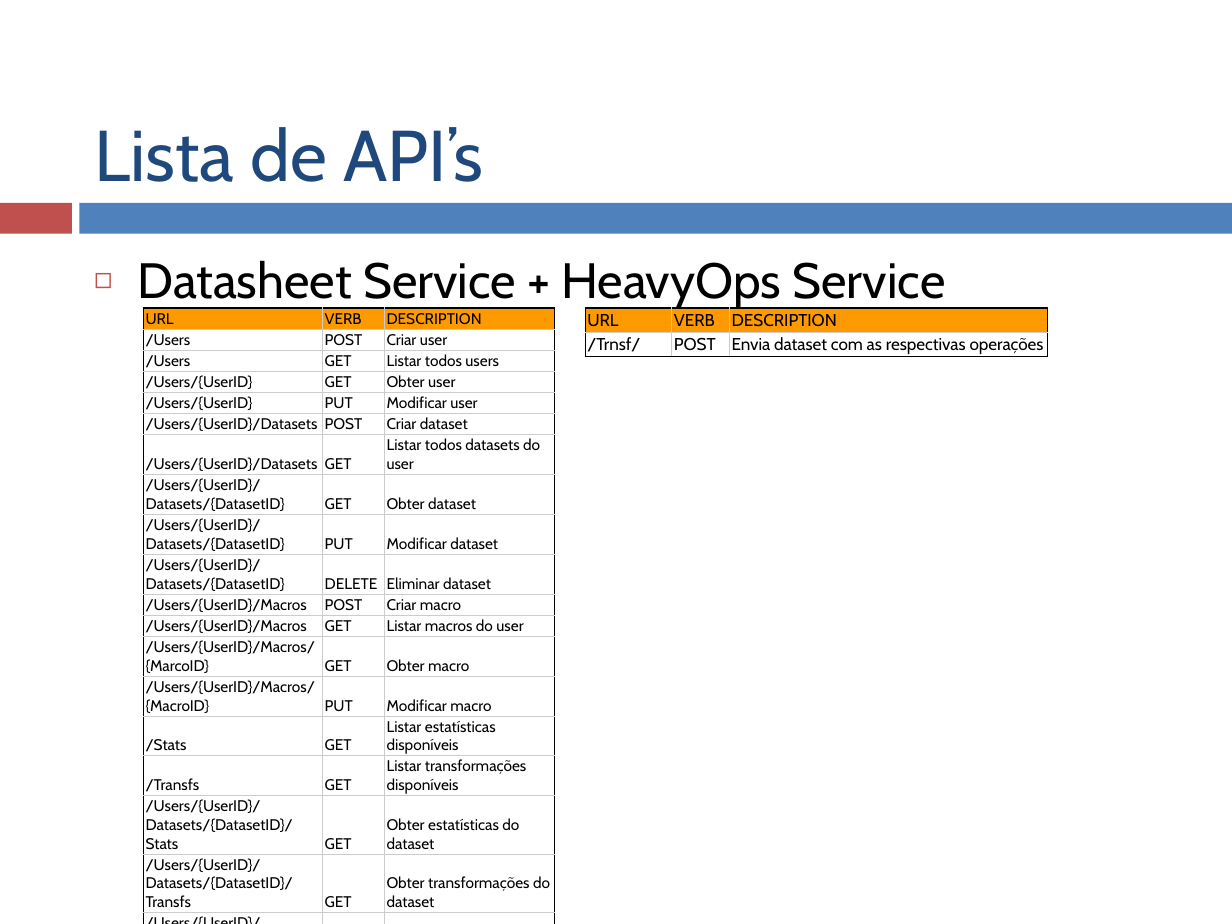
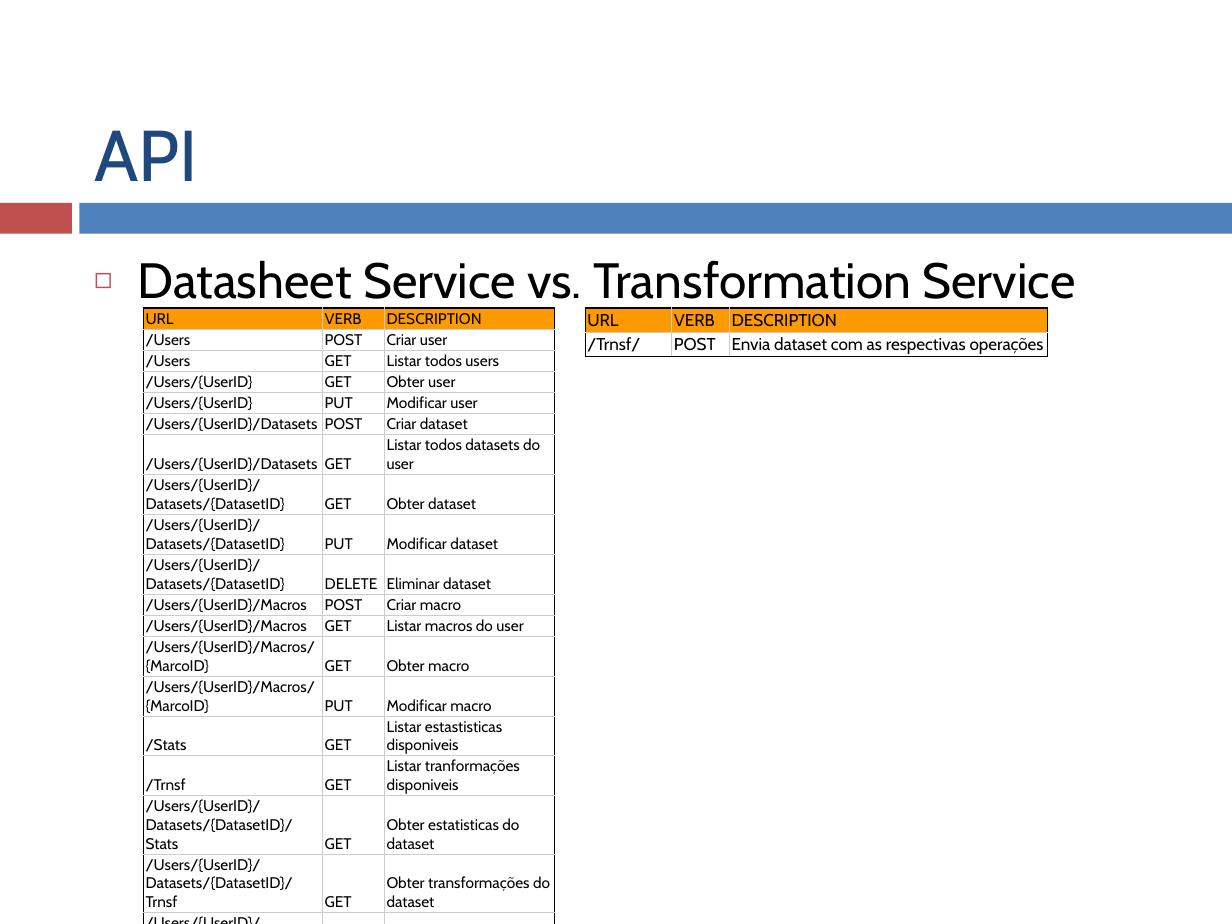
Before and after one commit to 1150285/NodeJs, a slide deck: slide 6 of documents/T1_Restify.pptx (slide 7 before the commit). Drawn at 1232x924 pixels with LibreOffice and Linux fonts; fonts in the diff are those of the drawing. Boxes give left, top, right and bottom in pixels: in the first picture for what was removed or moved away, otherwise in the second. Text is boxed around its words. In the diff, an @@ line names an element or a change of style, - is before the commit and + after.

```diff
--- a/documents/T1_Restify.pptx
+++ b/documents/T1_Restify.pptx
@@ title at box(94, 130, 198, 181): text changed @@
-Lista de API’s
+API
@@ text at box(137, 260, 1076, 309): text changed @@
-◻ Datasheet Service + HeavyOps Service
+◻ Datasheet Service vs. Transformation Service
@@ table at box(144, 308, 554, 912) @@
-row 14, column 1: /Users/{UserID}/Macros/{MacroID}
+row 14, column 1: /Users/{UserID}/Macros/{MarcoID}
-row 15, column 3: Listar estatísticas disponíveis
+row 15, column 3: Listar estastisticas disponiveis
-row 16, column 1: /Transfs
+row 16, column 1: /Trnsf
-row 16, column 3: Listar transformações disponíveis
+row 16, column 3: Listar tranformações disponiveis
-row 17, column 3: Obter estatísticas do dataset
+row 17, column 3: Obter estatisticas do dataset
-row 18, column 1: /Users/{UserID}/Datasets/{DatasetID}/Transfs
+row 18, column 1: /Users/{UserID}/Datasets/{DatasetID}/Trnsf
```
Also in this commit, not shown: 6 other slides changed.
